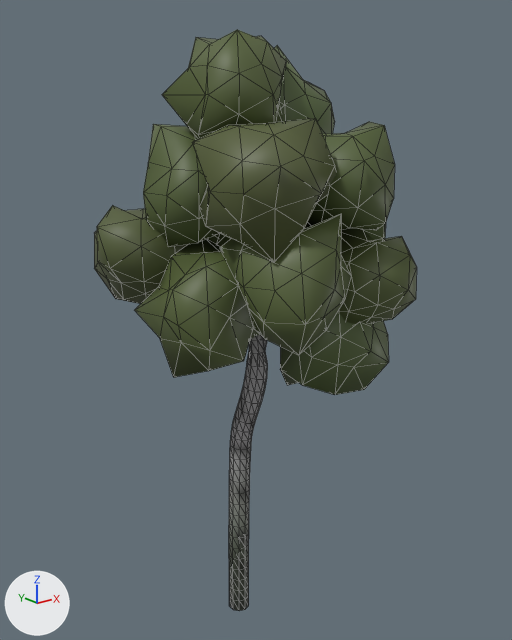
An edit to the glTF model Data/Buttertubs/Trees/SM_TreeFar_birch_2.glb, drawn before and after from the same camera.
Rendered twice from a 50 mm lens placed at (-7.86, -10.42, 9.41), pointed at (0.87, 0.49, 5.04). The lights are fixed; the arrows at lower left show +X, +Y and +Z. The picture after the commit comes second. Mesh edges are drawn as thin lines. Vertices at exactly the same position are counted once.

The first picture shows 'SM_TreeFar_birch_2'.
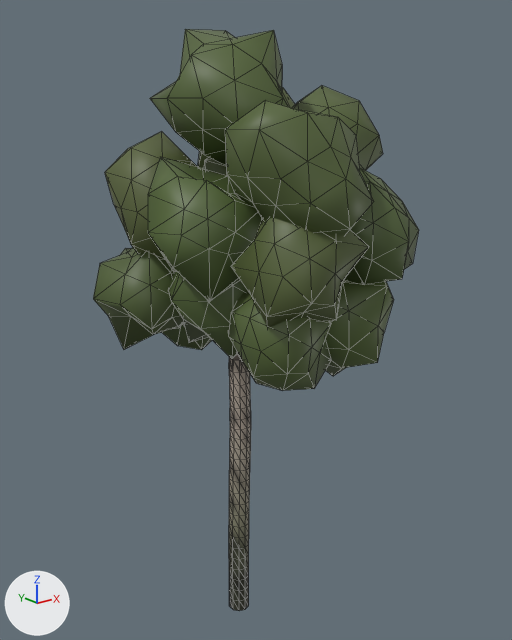
Diff of the bpy script that builds the scene:
```diff
--- a/Data/Buttertubs/Trees/SM_TreeFar_birch_2.glb.py
+++ b/Data/Buttertubs/Trees/SM_TreeFar_birch_2.glb.py
@@ me_sm_treefar_birch_2 @@
-me_sm_treefar_birch_2.from_pydata(...)  # 1035 vertices, 1956 faces; spans x -2.07..3.4, y -2.69..3.6, z -1.2..10.46
+me_sm_treefar_birch_2.from_pydata(...)  # 1069 vertices, 2028 faces; spans x -2.1..3.34, y -2.78..3.82, z -1.2..10.58
+# me_sm_treefar_birch_2 part 1: the loose piece of 42 vertices spanning x 0.37..2.59, y -2.15..-0.11, z 3.83..6.22 is rebuilt with 42 vertices and now spans x 0.22..2.66, y -2.25..0.27, z 4.06..6.67
+# me_sm_treefar_birch_2 part 2: the loose piece of 42 vertices spanning x 0.8..2.82, y 0.67..2.75, z 7.36..9.84 is rebuilt with 42 vertices and now spans x 0.45..2.98, y 0.42..3.04, z 7.35..9.78
+# me_sm_treefar_birch_2 part 3: the loose piece of 42 vertices spanning x -0.19..2.2, y 1.26..3.38, z 5.89..8.1 is rebuilt with 42 vertices and now spans x -0.38..2.02, y 1.36..3.82, z 5.49..7.97
+# me_sm_treefar_birch_2 part 4: the loose piece of 42 vertices spanning x -0.62..1.79, y 1.39..3.6, z 4.08..6.74 is rebuilt with 42 vertices and now spans x -0.31..1.81, y 1.15..3.67, z 4.11..6.12
+# me_sm_treefar_birch_2 part 5: the loose piece of 42 vertices spanning x -1.44..0.84, y -0.36..2.09, z 6.69..8.94 is rebuilt with 42 vertices and now spans x -1.57..0.62, y 0.58..2.83, z 6.35..8.8
+# me_sm_treefar_birch_2 part 6: the loose piece of 42 vertices spanning x -1.76..0.52, y -1.06..1.53, z 4.46..6.87 is rebuilt with 42 vertices and now spans x -1.28..1.3, y -0.78..1.34, z 4.69..7.24
+# me_sm_treefar_birch_2 part 7: the loose piece of 42 vertices spanning x 0.14..2.1, y -2.64..-0.34, z 7.12..9.01 is rebuilt with 42 vertices and now spans x -1.06..1.32, y -2.78..-0.38, z 7.13..9.37
+# me_sm_treefar_birch_2 part 8: the loose piece of 42 vertices spanning x 0.8..2.79, y -2.69..-0.61, z 5.28..7.24 is rebuilt with 42 vertices and now spans x 0.68..2.94, y -2.57..-0.25, z 6.05..8.19
+# me_sm_treefar_birch_2 part 9: the loose piece of 42 vertices spanning x -1.02..1.17, y -1.04..1.25, z 8.04..10.46 is rebuilt with 42 vertices and now spans x -1.3..1.2, y -1.29..1.39, z 8.01..10.58
+# me_sm_treefar_birch_2 part 10: the loose piece of 42 vertices spanning x -2.07..0.39, y 0.76..3.08, z 5.35..7.45 is rebuilt with 42 vertices and now spans x -2.1..0.23, y 0.62..2.81, z 4.51..6.89
+# me_sm_treefar_birch_2 part 11: the loose piece of 42 vertices spanning x -1.02..1.15, y -2.65..-0.41, z 5.34..7.6 is rebuilt with 42 vertices and now spans x -0.92..1.03, y -2.63..-0.64, z 5.6..8.03
+# me_sm_treefar_birch_2 part 12: a new loose piece of 42 vertices spanning x 0.55..3.02, y -1.39..0.91, z 7.02..9.63, in mat_defaultmaterial
+# me_sm_treefar_birch_2 part 13: a new loose piece of 42 vertices spanning x -0.43..1.73, y -0.75..1.41, z 6.73..8.64, in mat_defaultmaterial
+# me_sm_treefar_birch_2 part 14: a new loose piece of 42 vertices spanning x -1.94..0.21, y -1.06..0.82, z 6.1..8.42, in mat_defaultmaterial
+# me_sm_treefar_birch_2 part 15: a new loose piece of 42 vertices spanning x -0.81..1.34, y -2.05..-0.13, z 4.3..6.24, in mat_defaultmaterial
+# me_sm_treefar_birch_2 part 16: 387 vertices removed from x -1.45..3.16, y -2.54..1.97, z 2.42..10.35; 211 vertices added at x -0.17..0.29, y -0.23..0.23, z 2.42..8.34
+# me_sm_treefar_birch_2 part 17: 247 kept faces spanning x -0.21..0.27, y -0.22..0.23, z -1.2..2.43 get new vertex colours
+# other edits to the shape of me_sm_treefar_birch_2 do not show in these pictures
 me_sm_treefar_birch_2.materials.append(mat_defaultmaterial)
```

Pixel boxes (x1, y1, x2, y2) of what changed, in the pictures (512 x 640 px; the box of a moved part takes in the faces that stretch with it):
'SM_TreeFar_birch_2', reshaped
    before: (94, 30, 417, 611)
    after: (93, 29, 419, 611)
part 1 of me_sm_treefar_birch_2, rebuilt
    before: (280, 312, 389, 395)
    after: (325, 280, 394, 376)
part 2 of me_sm_treefar_birch_2, rebuilt (not visible before)
    after: (198, 87, 295, 169)
part 3 of me_sm_treefar_birch_2, rebuilt (not visible afterwards)
    before: (208, 234, 219, 243)
part 4 of me_sm_treefar_birch_2, rebuilt (not visible before)
    after: (162, 324, 212, 350)
part 5 of me_sm_treefar_birch_2, rebuilt
    before: (143, 124, 221, 246)
    after: (105, 132, 199, 260)
part 6 of me_sm_treefar_birch_2, rebuilt
    before: (135, 239, 260, 377)
    after: (168, 271, 246, 359)
part 7 of me_sm_treefar_birch_2, rebuilt
    before: (305, 122, 395, 230)
    after: (225, 100, 373, 235)
part 8 of me_sm_treefar_birch_2, rebuilt
    before: (338, 228, 417, 324)
    after: (344, 168, 419, 285)
part 9 of me_sm_treefar_birch_2, rebuilt
    before: (162, 30, 286, 139)
    after: (150, 29, 289, 165)
part 10 of me_sm_treefar_birch_2, rebuilt
    before: (94, 205, 188, 304)
    after: (93, 248, 184, 349)
part 11 of me_sm_treefar_birch_2, rebuilt
    before: (220, 214, 351, 355)
    after: (231, 218, 369, 329)
part 12 of me_sm_treefar_birch_2, added (green)
    after: (292, 86, 383, 171)
part 13 of me_sm_treefar_birch_2, added
    after: (204, 157, 227, 176)
part 14 of me_sm_treefar_birch_2, added (green)
    after: (148, 157, 262, 301)
part 15 of me_sm_treefar_birch_2, added (green)
    after: (228, 289, 331, 390)
part 16 of me_sm_treefar_birch_2, moved or reshaped
    before: (193, 45, 386, 470)
    after: (229, 354, 251, 470)
part 17 of me_sm_treefar_birch_2, recoloured
    both: (229, 459, 250, 593)
